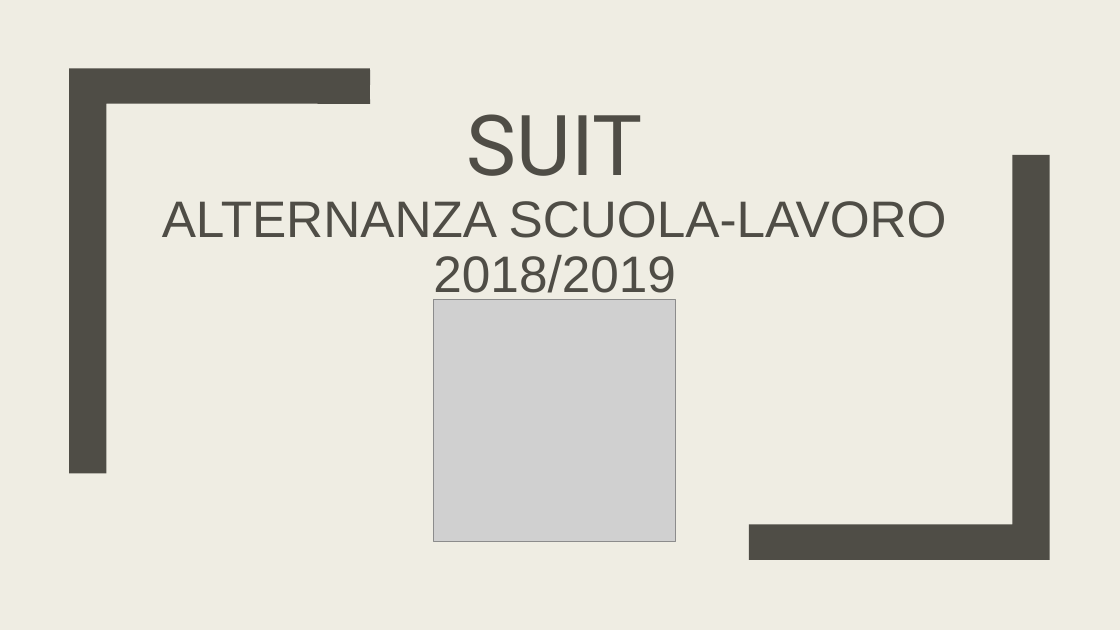
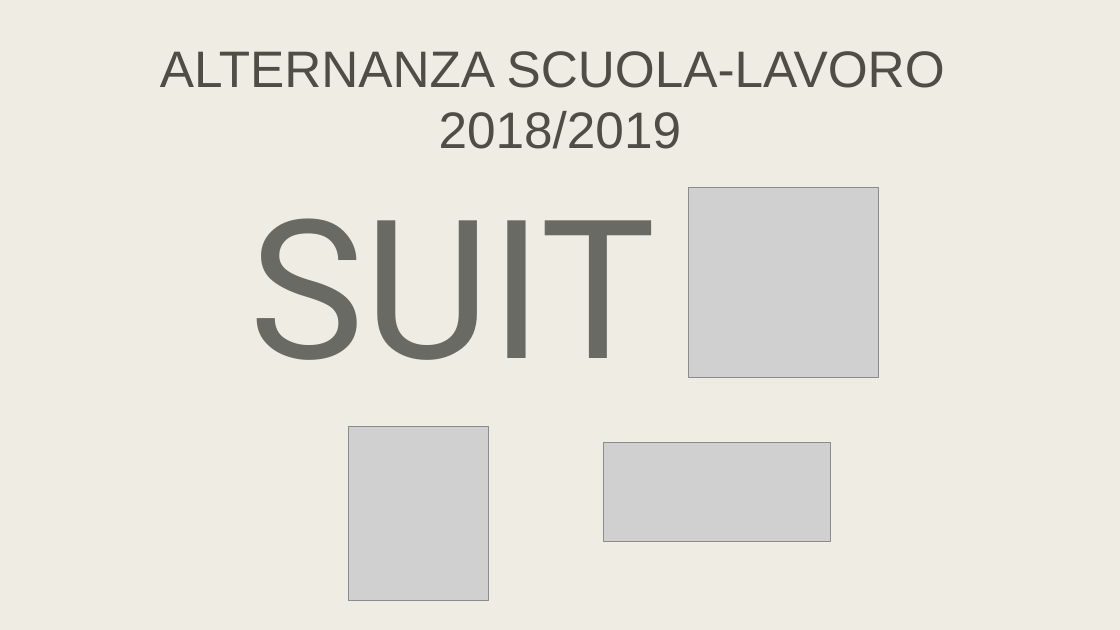
Before and after one commit to lt-scuolalavoro/suit, a slide deck: slide 1 of resources/IT - Suit Database.pptx. Drawn at 1120x630 pixels with LibreOffice and Linux fonts; fonts in the diff are those of the drawing; grey boxes stand for pictures. Boxes give left, top, right and bottom in pixels: in the first picture for what was removed or moved away, otherwise in the second. Text is boxed around its words. In the diff, an @@ line names an element or a change of style, - is before the commit and + after.

```diff
--- a/resources/IT - Suit Database.pptx
+++ b/resources/IT - Suit Database.pptx
@@ text "ALTERNANZA SCUOLA-LAVORO 2018/2019" at [160,51,945,149]: vertical alignment bottom to top @@
@@ text at [160,51,945,149]: text changed @@
-SUIT
-ALTERNANZA SCUOLA-LAVORO 2018/2019
+ALTERNANZA SCUOLA-LAVORO
+2018/2019
@@ freeform shape removed at [69,68,370,473] @@
@@ freeform shape removed at [749,155,1050,560] @@
@@ picture added at [688,187,879,378] @@
@@ text added at [250,218,656,360], 166 pt, text #696A64 @@
+SUIT
@@ picture removed at [434,300,676,542] @@
@@ picture added at [349,427,488,601] @@
@@ picture added at [603,442,831,541] @@
```
Also in this commit, not shown: 8 other slides changed, 1 slide added, 3 other files.
